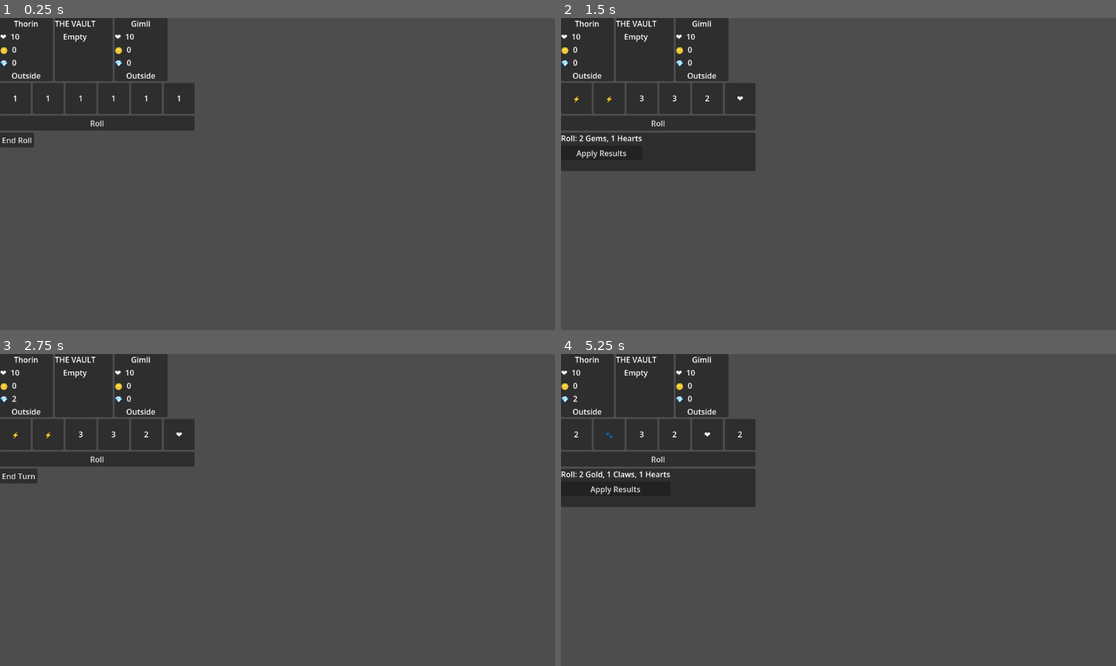
Above: before the commit, frames 1-4 (two rows, left to right).
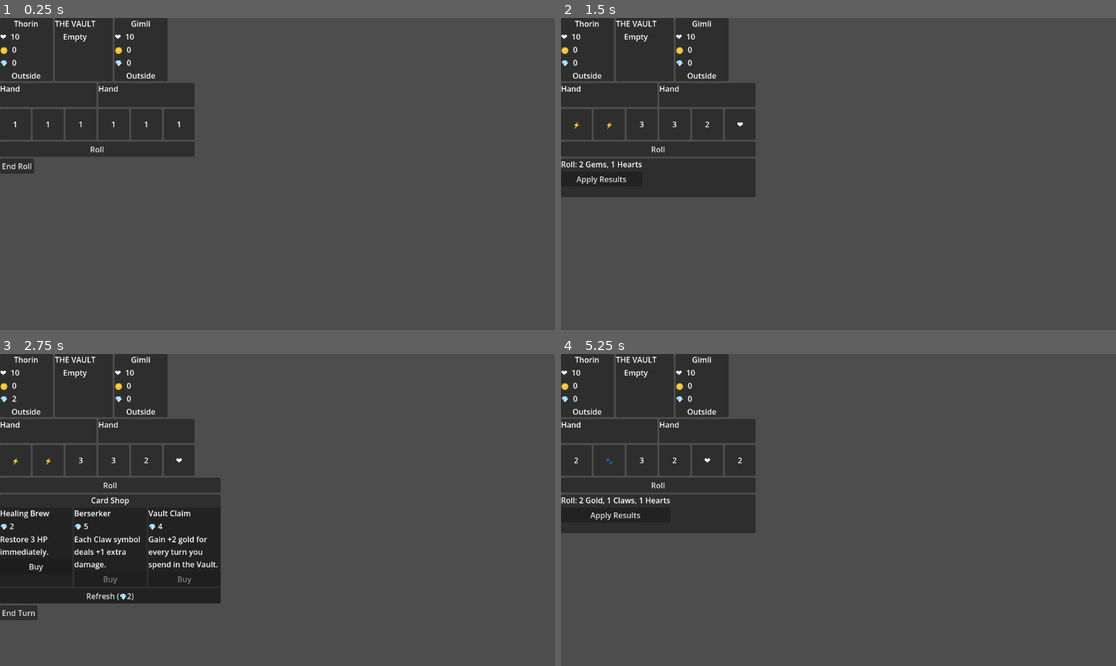
Above: after the commit, the same moments.

Repository: bogus998/KingOfTheHill
Game: Godot game, scene res://scenes/game/main_game.tscn
The game is run twice, just before and just after one commit, with the same random seed, the same clock (stepped at 60 frames per second) and the same inputs.
Inputs (mouse positions are in pixels of both pictures, inside the frame that each line leads up to):
- Up to frame 1 (0.25 s): no input
- Up to frame 2 (1.5 s): click "Roll" at 0.5 s; click "End Roll" at 1.25 s
- Up to frame 3 (2.75 s): click "Apply Results" at 2 s
- Up to frame 4 (5.25 s): click (599, 566) at 2.75 s, where only the run after the commit has a clickable "Buy"; click "End Turn" at 3.5 s; click "Roll" at 4.25 s; click "End Roll" at 5 s

The runs differ from the first frame. In frame 1, 3.3% of the frame differs, in the area x 0-36%, y 20-50%; in frame 2, 4.5%; in frame 3, 17%, in the area x 0-40%, y 20-86%; in frame 4, 4.6%.

Commit message:
Milestone 5: card shop UI, effect handler, and card hand display
Co-Authored-By: Claude Sonnet 4.6 <noreply@anthropic.com>

Diff:
--- a/autoloads/player_manager.gd
+++ b/autoloads/player_manager.gd
@@ -6,6 +6,7 @@
 signal gold_changed(player_index: int, new_gold: int)
 signal gem_changed(player_index: int, new_gems: int)
 signal position_changed(player_index: int, new_position: PlayerData.PlayerPosition)
+signal card_hand_changed(player_index: int)
 signal win_condition_met(winner_index: int, reason: String)
 
 const MAX_HEALTH := 10
@@ -68,9 +69,11 @@
 
 func add_card_to_hand(player_index: int, card: CardData) -> void:
 	players[player_index].cards_in_hand.append(card)
+	emit_signal("card_hand_changed", player_index)
 
 func remove_card_from_hand(player_index: int, card: CardData) -> void:
 	players[player_index].cards_in_hand.erase(card)
+	emit_signal("card_hand_changed", player_index)
 
 func check_win_conditions() -> void:
 	var alive := _alive_players()
--- /dev/null
+++ b/scenes/cards/card_display.tscn
@@ -0,0 +1,25 @@
+[gd_scene load_steps=2 format=3]
+
+[ext_resource type="Script" path="res://scripts/cards/card_display_controller.gd" id="1_display"]
+
+[node name="CardDisplay" type="PanelContainer"]
+script = ExtResource("1_display")
+custom_minimum_size = Vector2(150, 120)
+
+[node name="VBox" type="VBoxContainer" parent="."]
+layout_mode = 2
+
+[node name="NameLabel" type="Label" parent="VBox"]
+text = "Card Name"
+
+[node name="CostLabel" type="Label" parent="VBox"]
+text = "💎 1"
+
+[node name="DescLabel" type="Label" parent="VBox"]
+text = "Description"
+autowrap_mode = 3
+
+[node name="BuyButton" type="Button" parent="VBox"]
+text = "Buy"
+
+[connection signal="pressed" from="VBox/BuyButton" to="." method="_on_buy_button_pressed"]
--- /dev/null
+++ b/scenes/cards/card_shop.tscn
@@ -0,0 +1,29 @@
+[gd_scene load_steps=3 format=3]
+
+[ext_resource type="Script" path="res://scripts/cards/card_shop_controller.gd" id="1_shop"]
+[ext_resource type="PackedScene" path="res://scenes/cards/card_display.tscn" id="2_display"]
+
+[node name="CardShop" type="PanelContainer"]
+script = ExtResource("1_shop")
+visible = false
+
+[node name="VBox" type="VBoxContainer" parent="."]
+layout_mode = 2
+
+[node name="TitleLabel" type="Label" parent="VBox"]
+horizontal_alignment = 1
+text = "Card Shop"
+
+[node name="Slots" type="HBoxContainer" parent="VBox"]
+
+[node name="Slot0" parent="VBox/Slots" instance=ExtResource("2_display")]
+slot_index = 0
+
+[node name="Slot1" parent="VBox/Slots" instance=ExtResource("2_display")]
+slot_index = 1
+
+[node name="Slot2" parent="VBox/Slots" instance=ExtResource("2_display")]
+slot_index = 2
+
+[node name="RefreshButton" type="Button" parent="VBox"]
+text = "Refresh (💎2)"
--- a/scenes/game/main_game.tscn
+++ b/scenes/game/main_game.tscn
@@ -6,6 +6,8 @@
 [ext_resource type="PackedScene" path="res://scenes/ui/resolution_picker.tscn" id="4_res"]
 [ext_resource type="PackedScene" path="res://scenes/ui/action_bar.tscn" id="5_action"]
 [ext_resource type="PackedScene" path="res://scenes/ui/escape_dialog.tscn" id="6_escape"]
+[ext_resource type="PackedScene" path="res://scenes/cards/card_shop.tscn" id="7_shop"]
+[ext_resource type="PackedScene" path="res://scenes/players/card_hand.tscn" id="8_hand"]
 
 [node name="MainGame" type="Node"]
 script = ExtResource("1_ctrl")
@@ -16,10 +18,20 @@
 
 [node name="HUD" parent="Canvas/VBox" instance=ExtResource("2_hud")]
 
+[node name="CardHands" type="HBoxContainer" parent="Canvas/VBox"]
+
+[node name="CardHand0" parent="Canvas/VBox/CardHands" instance=ExtResource("8_hand")]
+player_index = 0
+
+[node name="CardHand1" parent="Canvas/VBox/CardHands" instance=ExtResource("8_hand")]
+player_index = 1
+
 [node name="DicePool" parent="Canvas/VBox" instance=ExtResource("3_dice")]
 
 [node name="ResolutionPicker" parent="Canvas/VBox" instance=ExtResource("4_res")]
 
+[node name="CardShop" parent="Canvas/VBox" instance=ExtResource("7_shop")]
+
 [node name="ActionBar" parent="Canvas/VBox" instance=ExtResource("5_action")]
 
 [node name="EscapeDialog" parent="Canvas" instance=ExtResource("6_escape")]
--- /dev/null
+++ b/scenes/players/card_hand.tscn
@@ -0,0 +1,15 @@
+[gd_scene load_steps=2 format=3]
+
+[ext_resource type="Script" path="res://scripts/players/card_hand_controller.gd" id="1_hand"]
+
+[node name="CardHand" type="PanelContainer"]
+script = ExtResource("1_hand")
+custom_minimum_size = Vector2(200, 50)
+
+[node name="VBox" type="VBoxContainer" parent="."]
+layout_mode = 2
+
+[node name="TitleLabel" type="Label" parent="VBox"]
+text = "Hand"
+
+[node name="CardsContainer" type="HBoxContainer" parent="VBox"]
--- /dev/null
+++ b/scripts/cards/card_display_controller.gd
@@ -0,0 +1,23 @@
+extends PanelContainer
+
+signal buy_pressed(slot_index: int)
+
+@export var slot_index: int = 0
+
+@onready var _name_label: Label = $VBox/NameLabel
+@onready var _cost_label: Label = $VBox/CostLabel
+@onready var _desc_label: Label = $VBox/DescLabel
+@onready var _buy_button: Button = $VBox/BuyButton
+
+func refresh(card: CardData, player_gems: int) -> void:
+	if card == null:
+		visible = false
+		return
+	visible = true
+	_name_label.text = card.card_name
+	_cost_label.text = "💎 %d" % card.gem_cost
+	_desc_label.text = card.description
+	_buy_button.disabled = player_gems < card.gem_cost
+
+func _on_buy_button_pressed() -> void:
+	buy_pressed.emit(slot_index)
--- /dev/null
+++ b/scripts/cards/card_effect_handler.gd
@@ -0,0 +1,36 @@
+extends Node
+
+var _effects: Dictionary = {}
+
+func _ready() -> void:
+	_effects = {
+		"gain_gold_1":    func(idx: int): PlayerManager.add_gold(idx, 1),
+		"heal_3":         func(idx: int): PlayerManager.apply_heal(idx, 3),
+		"gain_gems_2":    func(idx: int): PlayerManager.add_gems(idx, 2),
+		"damage_all_2":   func(idx: int): _damage_others(idx, 2),
+		"gem_per_turn_1": func(idx: int): PlayerManager.add_gems(idx, 1),
+	}
+	CardShop.card_purchased.connect(_on_card_purchased)
+	TurnManager.turn_started.connect(_on_turn_started)
+
+func apply_immediate(card: CardData, player_index: int) -> void:
+	if _effects.has(card.effect_id):
+		_effects[card.effect_id].call(player_index)
+	if card.card_type == CardData.CardType.ONE_TIME:
+		PlayerManager.remove_card_from_hand(player_index, card)
+
+func _on_card_purchased(player_index: int, card: CardData) -> void:
+	if card.card_type == CardData.CardType.ONE_TIME:
+		apply_immediate(card, player_index)
+
+func _on_turn_started(player_index: int) -> void:
+	if player_index >= PlayerManager.players.size():
+		return
+	for card in PlayerManager.players[player_index].cards_in_hand.duplicate():
+		if card.card_type == CardData.CardType.PERMANENT and _effects.has(card.effect_id):
+			_effects[card.effect_id].call(player_index)
+
+func _damage_others(source_index: int, amount: int) -> void:
+	for i in PlayerManager.players.size():
+		if i != source_index and not PlayerManager.players[i].is_eliminated:
+			PlayerManager.apply_damage(i, amount)
--- /dev/null
+++ b/scripts/cards/card_shop_controller.gd
@@ -0,0 +1,40 @@
+extends PanelContainer
+
+@onready var _slot0 = $VBox/Slots/Slot0
+@onready var _slot1 = $VBox/Slots/Slot1
+@onready var _slot2 = $VBox/Slots/Slot2
+@onready var _refresh_button: Button = $VBox/RefreshButton
+
+func _ready() -> void:
+	_slot0.buy_pressed.connect(_on_buy_pressed)
+	_slot1.buy_pressed.connect(_on_buy_pressed)
+	_slot2.buy_pressed.connect(_on_buy_pressed)
+	_refresh_button.pressed.connect(_on_refresh_pressed)
+	CardShop.shop_updated.connect(_on_shop_updated)
+	TurnManager.phase_changed.connect(_on_phase_changed)
+	GameManager.game_started.connect(_refresh_display)
+	_on_phase_changed(TurnManager.current_phase)
+
+func _on_buy_pressed(slot_index: int) -> void:
+	CardShop.purchase(slot_index, TurnManager.current_player_index)
+
+func _on_refresh_pressed() -> void:
+	CardShop.refresh_pool(TurnManager.current_player_index)
+
+func _on_shop_updated(_cards: Array) -> void:
+	_refresh_display()
+
+func _refresh_display() -> void:
+	if PlayerManager.players.is_empty():
+		return
+	var gems: int = PlayerManager.players[TurnManager.current_player_index].gems
+	var slots := [_slot0, _slot1, _slot2]
+	for i in slots.size():
+		var card: CardData = CardShop.visible_cards[i] if i < CardShop.visible_cards.size() else null
+		slots[i].refresh(card, gems)
+	_refresh_button.disabled = gems < CardShop.REFRESH_COST
+
+func _on_phase_changed(phase: TurnManager.TurnPhase) -> void:
+	visible = (phase == TurnManager.TurnPhase.BUY_CARDS)
+	if phase == TurnManager.TurnPhase.BUY_CARDS:
+		_refresh_display()
--- a/scripts/dice/dice_pool_controller.gd
+++ b/scripts/dice/dice_pool_controller.gd
@@ -51,3 +51,5 @@
 func _on_turn_started(_player_index: int) -> void:
 	_roll_count = 0
 	_roll_button.disabled = false
+	for die in _dice:
+		die.reset_hold()
--- a/scripts/dice/die_controller.gd
+++ b/scripts/dice/die_controller.gd
@@ -31,6 +31,12 @@
 	modulate = Color(0.5, 0.7, 1.0) if state == DieState.HELD else Color.WHITE
 	emit_signal("hold_changed", state == DieState.HELD)
 
+func reset_hold() -> void:
+	if state == DieState.HELD:
+		state = DieState.ACTIVE
+		modulate = Color.WHITE
+		emit_signal("hold_changed", false)
+
 func set_face(f: DiceResolver.DieFace) -> void:
 	face = f
 	if _face_label != null:
--- a/scripts/game/main_game_controller.gd
+++ b/scripts/game/main_game_controller.gd
@@ -9,9 +9,11 @@
 var _last_roll_result: Dictionary = { "gold": 0, "gems": 0, "claws": 0, "hearts": 0 }
 var _pending_attacker: int = -1
 var _resolution_controller: Node = preload("res://scripts/game/resolution_controller.gd").new()
+var _card_effect_handler: Node = preload("res://scripts/cards/card_effect_handler.gd").new()
 
 func _ready() -> void:
 	add_child(_resolution_controller)
+	add_child(_card_effect_handler)
 
 	GameManager.game_ended.connect(_on_game_ended)
 	TurnManager.phase_changed.connect(_on_phase_changed)
--- /dev/null
+++ b/scripts/players/card_hand_controller.gd
@@ -0,0 +1,23 @@
+extends PanelContainer
+
+@export var player_index: int = 0
+
+@onready var _cards_container: HBoxContainer = $VBox/CardsContainer
+
+func _ready() -> void:
+	PlayerManager.card_hand_changed.connect(_on_card_hand_changed)
+	GameManager.game_started.connect(_refresh)
+
+func _on_card_hand_changed(idx: int) -> void:
+	if idx == player_index:
+		_refresh()
+
+func _refresh() -> void:
+	for child in _cards_container.get_children():
+		child.queue_free()
+	if player_index >= PlayerManager.players.size():
+		return
+	for card in PlayerManager.players[player_index].cards_in_hand:
+		var label := Label.new()
+		label.text = card.card_name
+		_cards_container.add_child(label)
--- /dev/null
+++ b/tests/unit/test_m5_card_effects.gd
@@ -0,0 +1,77 @@
+extends GutTest
+
+var _handler: Node = null
+
+func before_each() -> void:
+	GameManager.start_game({"players": [
+		{"name": "Thorin", "is_bot": false},
+		{"name": "Gimli",  "is_bot": false},
+	]})
+	_handler = add_child_autofree(load("res://scripts/cards/card_effect_handler.gd").new())
+
+func _make_card(type: CardData.CardType, effect: String, cost: int = 1) -> CardData:
+	var c := CardData.new()
+	c.card_type = type
+	c.effect_id = effect
+	c.gem_cost = cost
+	return c
+
+# ── Immediate effects ─────────────────────────────────────────────────────────
+
+func test_gain_gold_1() -> void:
+	var card := _make_card(CardData.CardType.ONE_TIME, "gain_gold_1")
+	_handler.apply_immediate(card, 0)
+	assert_eq(PlayerManager.players[0].gold, 1)
+
+func test_heal_3_restores_hp() -> void:
+	PlayerManager.apply_damage(0, 5)
+	var card := _make_card(CardData.CardType.ONE_TIME, "heal_3")
+	_handler.apply_immediate(card, 0)
+	assert_eq(PlayerManager.players[0].health, 8)
+
+func test_heal_3_capped_at_10() -> void:
+	var card := _make_card(CardData.CardType.ONE_TIME, "heal_3")
+	_handler.apply_immediate(card, 0)
+	assert_eq(PlayerManager.players[0].health, 10)
+
+func test_gain_gems_2() -> void:
+	var card := _make_card(CardData.CardType.ONE_TIME, "gain_gems_2")
+	_handler.apply_immediate(card, 0)
+	assert_eq(PlayerManager.players[0].gems, 2)
+
+func test_damage_all_2() -> void:
+	var card := _make_card(CardData.CardType.ONE_TIME, "damage_all_2")
+	_handler.apply_immediate(card, 0)
+	assert_eq(PlayerManager.players[1].health, 8)
+
+# ── Passive effects ───────────────────────────────────────────────────────────
+
+func test_gem_per_turn_1_passive_fires_on_turn_start() -> void:
+	var card := _make_card(CardData.CardType.PERMANENT, "gem_per_turn_1")
+	PlayerManager.add_card_to_hand(0, card)
+	TurnManager.turn_started.emit(0)
+	assert_eq(PlayerManager.players[0].gems, 1)
+
+# ── ONE_TIME and PERMANENT hand behavior ──────────────────────────────────────
+
+func test_one_time_card_removed_from_hand_after_apply() -> void:
+	var card := _make_card(CardData.CardType.ONE_TIME, "gain_gold_1")
+	PlayerManager.add_card_to_hand(0, card)
+	_handler.apply_immediate(card, 0)
+	assert_eq(PlayerManager.players[0].cards_in_hand.size(), 0)
+
+func test_permanent_card_stays_in_hand_after_passive() -> void:
+	var card := _make_card(CardData.CardType.PERMANENT, "gem_per_turn_1")
+	PlayerManager.add_card_to_hand(0, card)
+	TurnManager.turn_started.emit(0)
+	assert_eq(PlayerManager.players[0].cards_in_hand.size(), 1)
+
+# ── Shop stability ────────────────────────────────────────────────────────────
+
+func test_shop_no_crash_when_deck_exhausted() -> void:
+	PlayerManager.add_gems(0, 1000)
+	var bought := 0
+	while CardShop.visible_cards.size() > 0 and bought < 20:
+		CardShop.purchase(0, 0)
+		bought += 1
+	assert_eq(CardShop.visible_cards.size(), 0)
Not shown: 1 places in scenes/game/main_game.tscn that only renumber resources
Not shown, added: scripts/cards/card_display_controller.gd.uid
Not shown, added: scripts/cards/card_effect_handler.gd.uid
Not shown, added: scripts/cards/card_shop_controller.gd.uid
